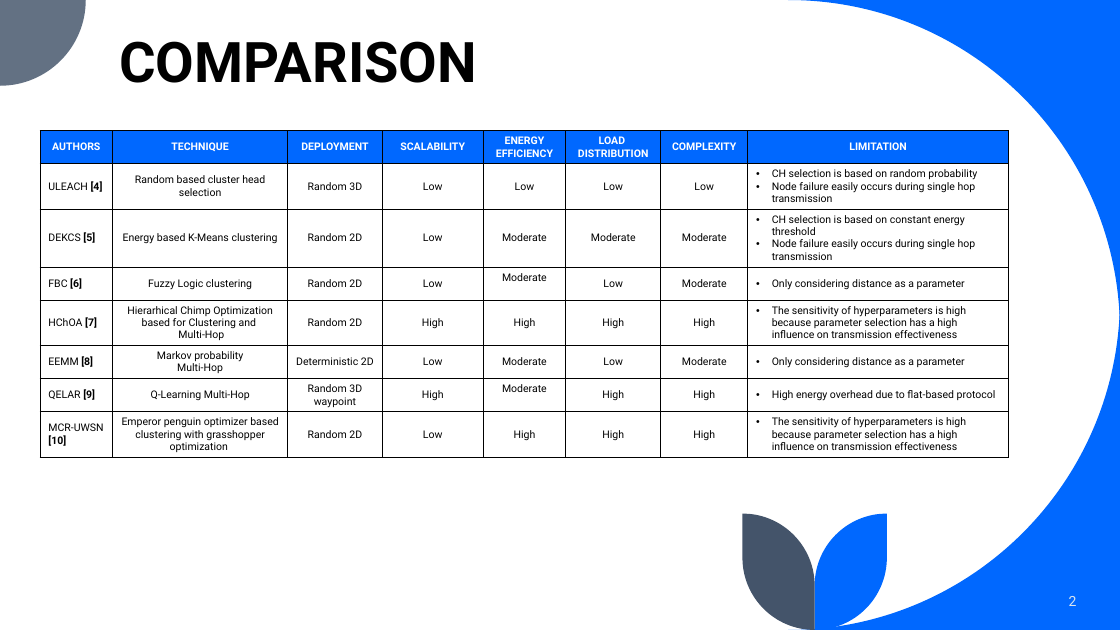
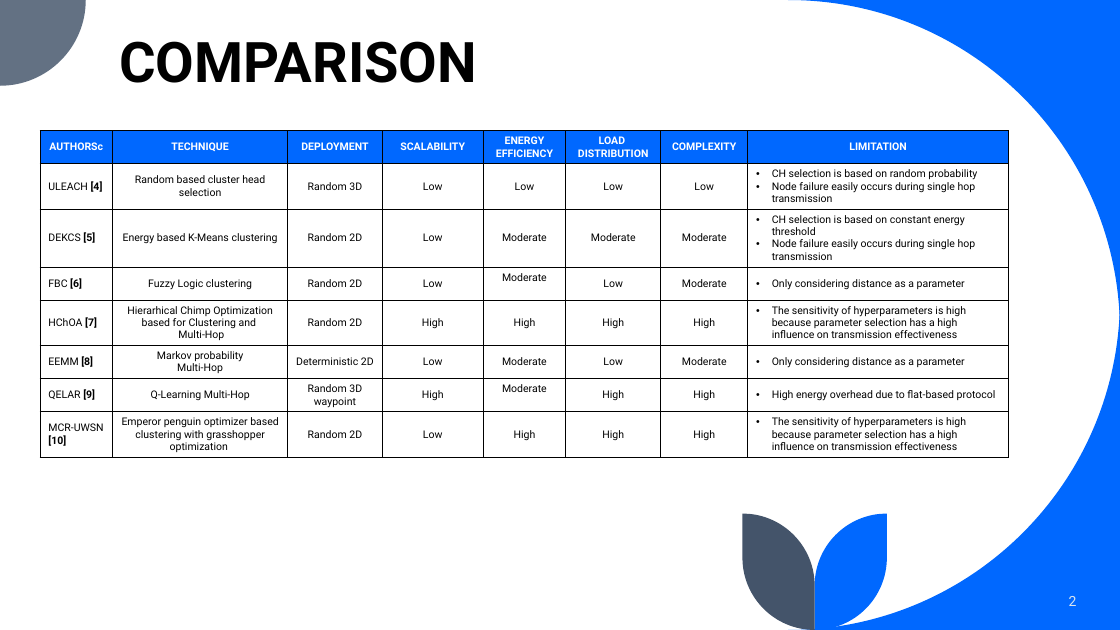
Before and after one commit to BiggusMaximus/Multi-Hop-Q-Learning-LEACH, a slide deck: slide 2 of bimbingan/Bimbingan 2.pptx. Drawn at 1120x630 pixels with LibreOffice and Linux fonts; fonts in the diff are those of the drawing. Boxes give left, top, right and bottom in pixels: in the first picture for what was removed or moved away, otherwise in the second. Text is boxed around its words. In the diff, an @@ line names an element or a change of style, - is before the commit and + after.

```diff
--- a/bimbingan/Bimbingan 2.pptx
+++ b/bimbingan/Bimbingan 2.pptx
@@ table at bbox=[40, 131, 1008, 463] @@
-row 1, column 1: AUTHORS
+row 1, column 1: AUTHORSc
```
Also in this commit, not shown: 3 other slides changed, 1 slide added, 1 other file.
